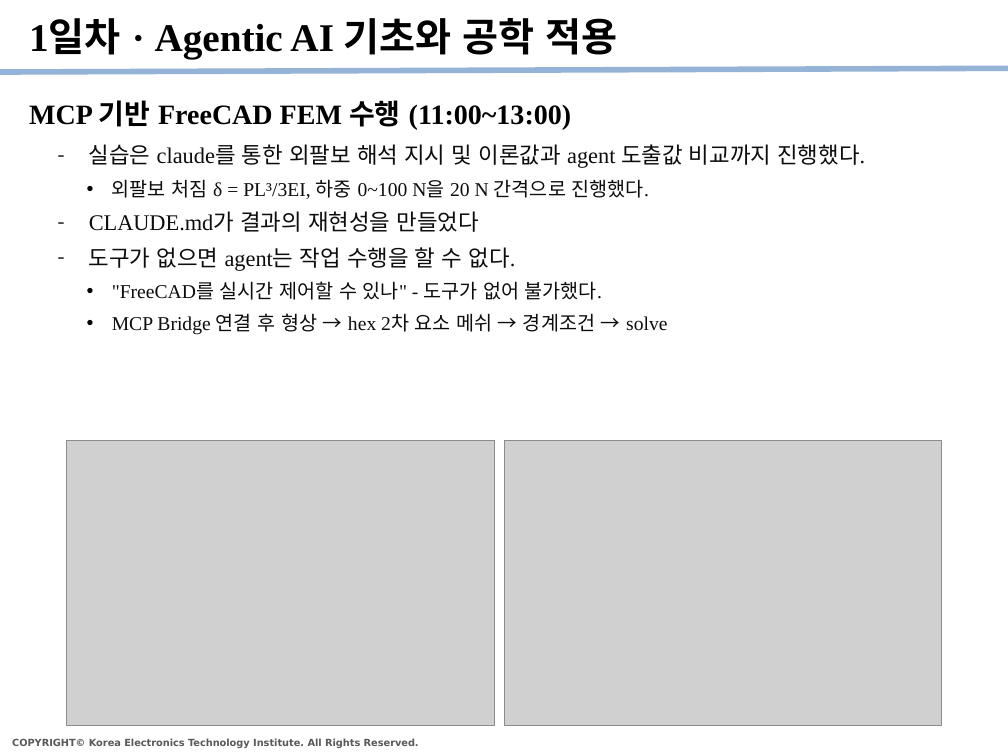
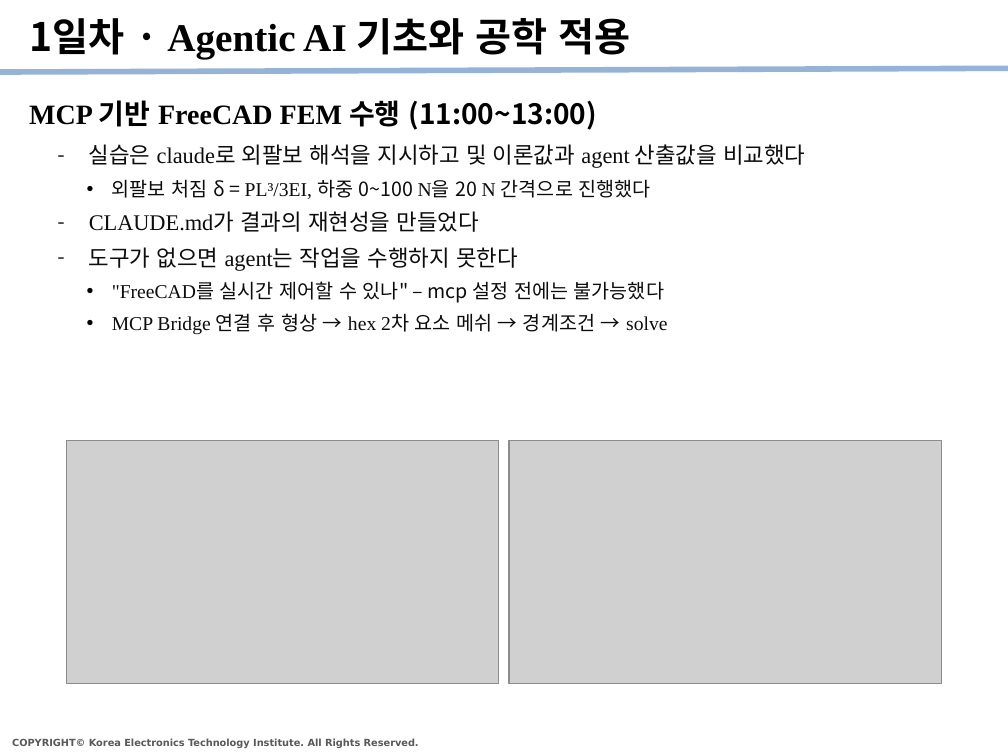
Before and after one commit to kybeen0521/PHM_Edu, a slide deck: slide 4 of Templates/PHM강좌_수강정리_v1.pptx. Drawn at 1008x756 pixels with LibreOffice and Linux fonts; fonts in the diff are those of the drawing; grey boxes stand for pictures. Boxes give left, top, right and bottom in pixels: in the first picture for what was removed or moved away, otherwise in the second. Text is boxed around its words. In the diff, an @@ line names an element or a change of style, - is before the commit and + after.

```diff
--- a/Templates/PHM강좌_수강정리_v1.pptx
+++ b/Templates/PHM강좌_수강정리_v1.pptx
@@ title "1일차 · Agentic AI 기초와 ..." at (29,18,630,58): font Times New Roman to Noto Sans CJK KR in "1일차 · 기초와 공학 적용" @@
@@ text "MCP 기반 FreeCAD FEM 수행 ..." at (29,100,597,130): font Times New Roman to Noto Sans CJK KR in "기반 수행 (11:00~13:00)" @@
@@ text at (89,144,805,199): text changed; font Times New Roman to Noto Sans CJK KR @@
-  – 실습은 claude를 통한 외팔보 해석 지시 및 이론값과 agent 도출값 비교까지 진행했다.
-    • 외팔보 처짐 δ = PL³/3EI, 하중 0~100 N을 20 N 간격으로 진행했다.
+  – 실습은 claude로 외팔보 해석을 지시하고 및 이론값과 agent 산출값을 비교했다
+    • 외팔보 처짐 δ = PL³/3EI, 하중 0~100 N을 20 N 간격으로 진행했다
@@ text at (89,211,667,335): font Times New Roman to Noto Sans CJK KR in "CLAUDE.md가 결과의 재현성을 만들었다", "연결 후 형상 → 2차 요소 메쉬 ..." @@
@@ text at (89,247,664,303): text changed; font Times New Roman to Noto Sans CJK KR @@
-  – 도구가 없으면 agent는 작업 수행을 할 수 없다.
-    • "FreeCAD를 실시간 제어할 수 있나" - 도구가 없어 불가했다.
+  – 도구가 없으면 agent는 작업을 수행하지 못한다
+    • "FreeCAD를 실시간 제어할 수 있나" – mcp 설정 전에는 불가능했다
@@ picture: place and size @@
-picture at (67,440,495,726)
+picture at (67,440,499,683)
@@ picture: place and size @@
-picture at (505,440,941,726)
+picture at (509,440,941,683)
```
Also in this commit, not shown: 23 other slides changed.
